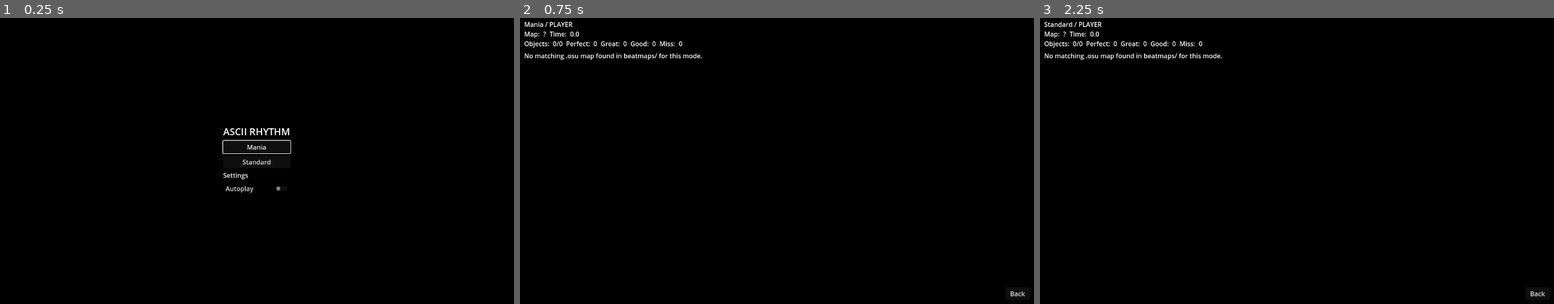
Above: before the commit, frames 1-3 (left to right).
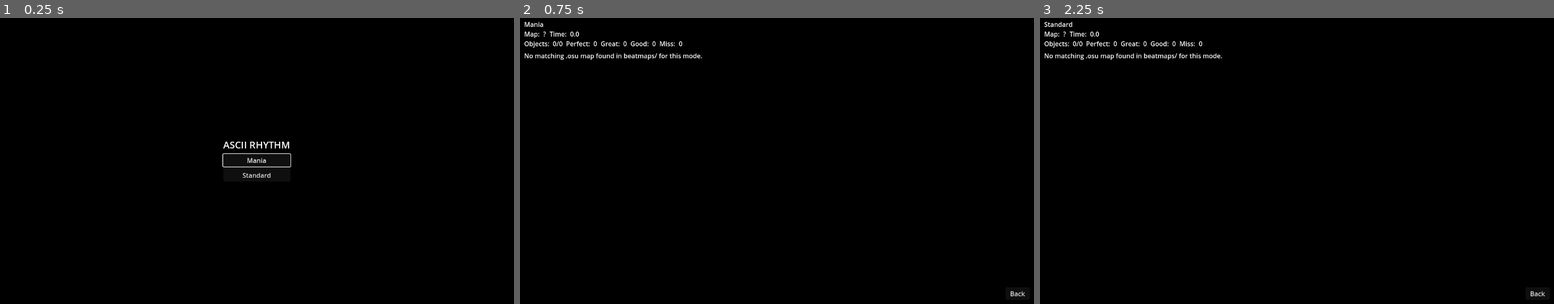
Above: after the commit, the same moments.

Repository: waspflannel/ascii-rhythm
Game: Godot game, scene res://scenes/main.tscn
The game is run twice, just before and just after one commit, with the same random seed, the same clock (stepped at 60 frames per second) and the same inputs.
Inputs:
- Up to frame 1 (0.25 s): no input
- Up to frame 2 (0.75 s): click "Mania" at 0.5 s
- Up to frame 3 (2.25 s): click "Back" at 1.25 s; click "Standard" at 2 s

The runs differ from the first frame. In frame 1, 0.7% of the frame differs, in the area x 43-57%, y 38-62%; in frame 2, less than 0.1%; in frame 3, less than 0.1%.

Commit message:
Remove autoplay; gameplay is player input only
Delete scripts/core/autoplay.gd, the gameplay/autoplay setting, the
main-menu Autoplay toggle, and the autoplay branches in play.gd.

Co-Authored-By: Claude Opus 5.5 <noreply@anthropic.com>

Diff:
--- a/scenes/main_menu.tscn
+++ b/scenes/main_menu.tscn
@@ -36,11 +36,3 @@
 [node name="StandardButton" type="Button" parent="Center/Items"]
 layout_mode = 2
 text = "Standard"
-
-[node name="SettingsLabel" type="Label" parent="Center/Items"]
-layout_mode = 2
-text = "Settings"
-
-[node name="Autoplay" type="CheckButton" parent="Center/Items"]
-layout_mode = 2
-text = "Autoplay"
--- a/scenes/mania.tscn
+++ b/scenes/mania.tscn
@@ -6,4 +6,4 @@
 mode_name = "Mania"
 
 [node name="ModeLabel" parent="UI" index="0"]
-text = "Mania / AUTOPLAY"
+text = "Mania"
--- a/scenes/play.tscn
+++ b/scenes/play.tscn
@@ -15,7 +15,7 @@
 
 [node name="Playfield" type="Node2D" parent="."]
 
-[node name="AutoCursor" type="Sprite2D" parent="Playfield"]
+[node name="Cursor" type="Sprite2D" parent="Playfield"]
 visible = false
 z_index = 100
 texture = ExtResource("2_cursor")
@@ -39,7 +39,7 @@
 offset_top = 12.0
 offset_right = 160.0
 offset_bottom = 32.0
-text = "Play / AUTOPLAY"
+text = "Play"
 
 [node name="BackButton" type="Button" parent="UI"]
 layout_mode = 1
--- a/scenes/standard.tscn
+++ b/scenes/standard.tscn
@@ -7,4 +7,4 @@
 beatmap_path = "res://beatmaps/653534 Panda Eyes - ILY/Panda Eyes - ILY (M a r v o l l o) [Fanteer's Final Level].osu"
 
 [node name="ModeLabel" parent="UI" index="0"]
-text = "Standard / AUTOPLAY"
+text = "Standard"
--- a/scripts/core/autoplay.gd
+++ /dev/null
@@ -1,18 +0,0 @@
-extends RefCounted
-## Optional simulation driver, selected in Settings.
-
-
-static func drive(view: HitObjectView, t: float) -> void:
-    var object := view.data
-    view.holding = t >= object.time
-    if object is HitSlider:
-        view.simulated_cursor = object.position_at(t)
-    elif object is HitCircle:
-        view.simulated_cursor = object.position
-    elif object is Spinner:
-        view.simulated_cursor = Spinner.CENTER + Vector2.from_angle((t - object.time) * TAU * 5.0) * 100.0
-    if t >= object.time:
-        # Use the exact scheduled timestamp even when it falls between rendered frames.
-        view.press(object.time)
-    if object is ManiaNote and object.is_hold() and t >= object.end_time:
-        view.release(object.end_time)
--- a/scripts/core/play.gd
+++ b/scripts/core/play.gd
@@ -1,9 +1,8 @@
 extends Control
-## Shared beatmap simulation: parse, play audio, spawn views, and route player input or autoplay.
+## Shared beatmap simulation: parse, play audio, spawn views, and route player input.
 
 signal back_requested
 
-const AUTOPLAY := preload("res://scripts/core/autoplay.gd")
 const CIRCLE := preload("res://scenes/hit_objects/hit_circle_view.tscn")
 const SLIDER := preload("res://scenes/hit_objects/slider_view.tscn")
 const SPINNER := preload("res://scenes/hit_objects/spinner_view.tscn")
@@ -22,7 +21,6 @@
 var _running := false
 var _judgements := [0, 0, 0, 0, 0]
 var _completed := 0
-var _autoplay := false
 var _pressed: Dictionary = {}
 var _lane_keys: Array = []
 
@@ -32,14 +30,13 @@
 @onready var _time_value: Label = $UI/Details/TimeValue
 @onready var _objects_value: Label = $UI/Stats/ObjectsValue
 @onready var _judgement_values: Array[Label] = [$UI/Stats/PerfectValue, $UI/Stats/GreatValue, $UI/Stats/GoodValue, $UI/Stats/MissValue]
-@onready var _cursor: Sprite2D = $Playfield/AutoCursor
+@onready var _cursor: Sprite2D = $Playfield/Cursor
 
 
 func _ready() -> void:
     $UI/BackButton.pressed.connect(back_requested.emit)
     $UI/BackButton.focus_mode = Control.FOCUS_NONE
-    _autoplay = bool(Settings.get_value("gameplay", "autoplay"))
-    $UI/ModeLabel.text = mode_name + (" / AUTOPLAY" if _autoplay else " / PLAYER")
+    $UI/ModeLabel.text = mode_name
     resized.connect(_layout_playfield)
     _music.finished.connect(_on_music_finished)
     var mode := Beatmap.MODE_MANIA if mode_name == "Mania" else Beatmap.MODE_STANDARD
@@ -97,18 +94,12 @@
     while _next_object < beatmap.hit_objects.size() and beatmap.hit_objects[_next_object].time - _preempt <= t:
         _spawn(beatmap.hit_objects[_next_object])
         _next_object += 1
-    _cursor.visible = not _autoplay and beatmap.mode == Beatmap.MODE_STANDARD
+    _cursor.visible = beatmap.mode == Beatmap.MODE_STANDARD
     _cursor.position = _field.get_local_mouse_position()
     for view in _live.duplicate():
-        if _autoplay:
-            AUTOPLAY.drive(view, t)
-        else:
-            view.holding = _is_holding(view)
+        view.holding = _is_holding(view)
         if not view.finished:
             view.update_view(t)
-        if _autoplay and not _cursor.visible and view.simulated_cursor is Vector2 and t >= view.data.time:
-            _cursor.position = view.simulated_cursor
-            _cursor.visible = true
         if view.finished:
             _completed += 1
             _live.erase(view)
@@ -240,7 +231,7 @@
 
 
 func _input(event: InputEvent) -> void:
-    if not _running or _autoplay:
+    if not _running:
         return
     var code := 0
     var down := false
@@ -290,7 +281,7 @@
 
 
 func _notification(what: int) -> void:
-    if what == NOTIFICATION_APPLICATION_FOCUS_OUT and _running and not _autoplay:
+    if what == NOTIFICATION_APPLICATION_FOCUS_OUT and _running:
         _pressed.clear()
         var t := -_lead_in if _lead_in > 0.0 else SongClock.get_time()
         for view in _live:
--- a/scripts/core/settings.gd
+++ b/scripts/core/settings.gd
@@ -3,7 +3,6 @@
 
 const PATH := "user://settings.cfg"
 const DEFAULTS := {
-	"gameplay": {"autoplay": false},
 	"audio": {"offset_ms": 0, "volume": 1.0},
 	"dither": {"pixel_scale": 3, "matrix_size": 4},
 }
--- a/scripts/modes/hit_object_view.gd
+++ b/scripts/modes/hit_object_view.gd
@@ -17,7 +17,7 @@
 var map: Beatmap
 ## Whether this object's hit key is down: the lane key in mania, any hit key in standard.
 var holding := false
-## Optional autoplay aim in playfield coordinates; null uses the real mouse.
+## Optional simulated aim (renderer preview) in playfield coordinates; null uses the real mouse.
 var simulated_cursor: Variant = null
 ## True once the object has given its last judgement.
 var finished := false
--- a/scripts/ui/main_menu.gd
+++ b/scripts/ui/main_menu.gd
@@ -9,10 +9,3 @@
 	$Center/Items/ManiaButton.pressed.connect(mania_selected.emit)
 	$Center/Items/StandardButton.pressed.connect(standard_selected.emit)
 	$Center/Items/ManiaButton.grab_focus()
-	$Center/Items/Autoplay.button_pressed = bool(Settings.get_value("gameplay", "autoplay"))
-	$Center/Items/Autoplay.toggled.connect(_on_autoplay_toggled)
-
-
-func _on_autoplay_toggled(enabled: bool) -> void:
-	Settings.set_value("gameplay", "autoplay", enabled)
-	Settings.save_settings()
Not shown, removed: scripts/core/autoplay.gd.uid
